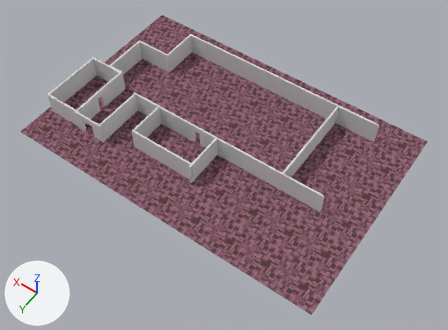
The Blender file assets/3D/blend/plattegrond.blend: old version first, new version second.
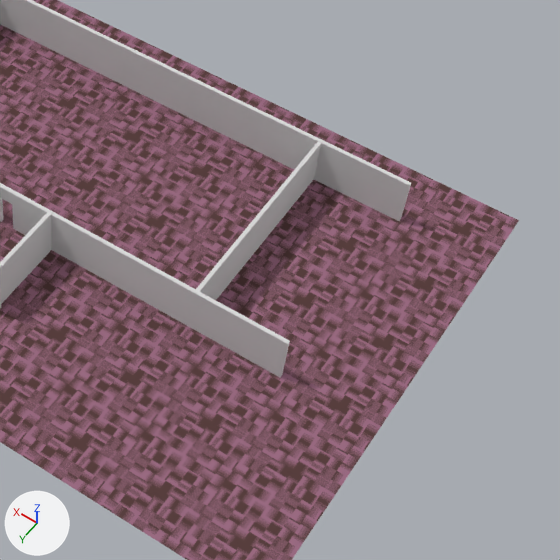
Old and new are each drawn whole from a 50 mm camera at (-79.8, 87.4, 125.4) aimed at (-21.5, 5.8, -2.8) and again close up on the part from 43% to 100% of the width and 13% to 89% of the height. Lighting does not change. The marker at lower left points along +X, +Y and +Z.

Before the edit, the objects in view are built like this:
```python
me_cube_002 = bpy.data.meshes.new('Cube.002')
me_cube_002.from_pydata(...)  # 12 vertices, 10 faces; spans x -119.0..-6.5, y 27.0..27.2, z -1.0..2.3
me_cube_002.materials.append(mat_material_023)  # light grey #dadada
me_cube_007 = bpy.data.meshes.new('Cube.007')
me_cube_007.from_pydata(...)  # 12 vertices, 10 faces; spans x -7.53..-5.53, y 12.57..27.27, z -1.0..2.25
me_cube_007.materials.append(mat_material_023)  # light grey #dadada
# before: 8 (-5.53, 27.27, 2.25) at pixel (287, 343), 9 (-7.53, 27.27, 2.25) at pixel (289, 340), 10 (-5.53, 27.27, -1.0) at pixel (280, 378), 11 (-7.53, 27.27, -1.0) at pixel (282, 375)
me_cube_008 = bpy.data.meshes.new('Cube.008')
me_cube_008.from_pydata(...)  # 12 vertices, 10 faces; spans x -119.8..-117.8, y 2.9..27.4, z -1.0..2.3
me_cube_008.materials.append(mat_material_023)  # light grey #dadada
# before: 8 (-119.8, 27.4, 2.3) at pixel (411, 182), 9 (-117.8, 27.4, 2.3) at pixel (409, 185), 10 (-117.8, 27.4, -1.0) at pixel (398, 222), 11 (-119.8, 27.4, -1.0) at pixel (400, 219)
me_plane = bpy.data.meshes.new('Plane')
me_plane.from_pydata(...)  # 4 vertices, 1 face; spans x -1.0..1.0, y -1.0..1.0, z 0.0
me_plane.materials.append(mat_material_009)  # picture img_vloer_1_big_png
ob_cube_002 = bpy.data.objects.new('Cube.002', me_cube_002)
ob_cube_002.location = (28.2, 7.2, 1.9)
ob_cube_002.rotation_euler = (0.0, 0.0, 1.571)  # degrees (0, 0, 90)
ob_cube_002.scale = (0.245, 2.46, 2.0)
ob_cube_007 = bpy.data.objects.new('Cube.007', me_cube_007)
ob_cube_007.location = (17.1, 7.2, 1.9)
ob_cube_007.rotation_euler = (0.0, 0.0, 1.571)  # degrees (0, 0, 90)
ob_cube_007.scale = (0.245, 2.46, 2.0)
ob_cube_008 = bpy.data.objects.new('Cube.008', me_cube_008)
ob_cube_008.location = (17.1, 7.2, 1.9)
ob_cube_008.rotation_euler = (0.0, 0.0, 1.571)  # degrees (0, 0, 90)
ob_cube_008.scale = (0.245, 2.46, 2.0)
ob_vloer = bpy.data.objects.new('Vloer', me_plane)
ob_vloer.location = (-16.9, 0.0, 0.0)
ob_vloer.scale = (45.0, 30.0, 1.0)
# also in view: 'Cube.009' at (-19.2, 11.2, 3.2)
```
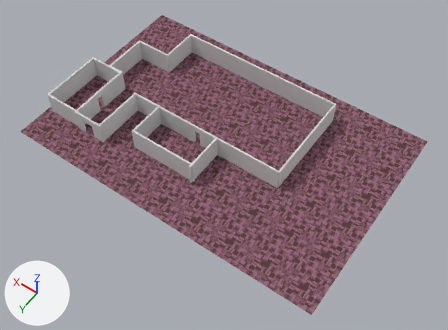
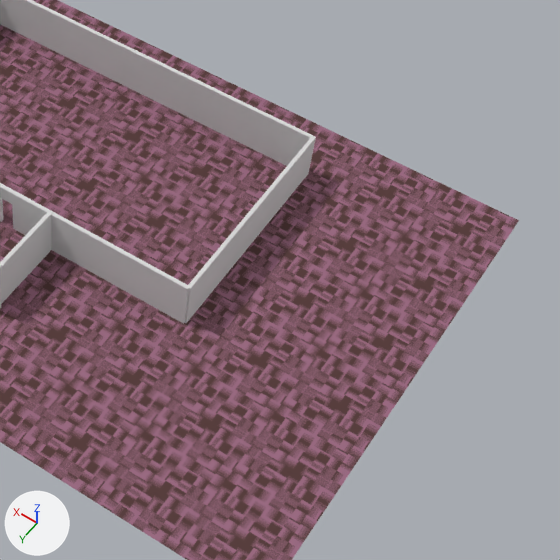
Where the change shows, as pixel boxes [x1, y1, x2, y2] in the close-ups (560 x 560 px; the box of a moved part takes in the faces that stretch with it):
'Cube.008', reshaped
    before: [0, 0, 411, 221]
    after: [0, 0, 316, 173]
'Cube.007', reshaped (36% narrower, 28% shorter)
    before: [12, 191, 290, 377]
    after: [12, 191, 189, 324]
'Cube.002', moved
    before: [195, 142, 321, 300]
    after: [185, 138, 315, 323]
part 1 of me_cube_008, moved or reshaped
    before: [203, 86, 411, 221]
    after: [203, 86, 316, 173]
part 2 of me_cube_007, moved or reshaped
    before: [181, 284, 290, 377]
    after: [181, 284, 189, 324]

The edits, one by one:
me_cube_008 has 12 vertices, 10 faces and spans x -119.8..-117.8, y 2.9..27.4, z -1.0..2.3.
me_cube_008 is used by ob_cube_008; location (17.1, 7.2, 1.9); rotation (0.0, 0.0, 1.571), in degrees (0, 0, 90); scale (0.245, 2.46, 2.0).
Part 1, on me_cube_008:
Vertices 8 to 11 of me_cube_008 move by (0.0, -5.1, 0.0).
me_cube_007 has 12 vertices, 10 faces and spans x -7.53..-5.53, y 12.57..27.27, z -1.0..2.25.
me_cube_007 is used by ob_cube_007; location (17.1, 7.2, 1.9); rotation (0.0, 0.0, 1.571), in degrees (0, 0, 90); scale (0.245, 2.46, 2.0).
Part 2, on me_cube_007:
Vertices 8 to 11 of me_cube_007 move by (0.0, -5.03, 0.0).
Object 'Cube.002' (ob_cube_002) moves from (28.2, 7.2, 1.9) to (29.2, 7.2, 1.9).
